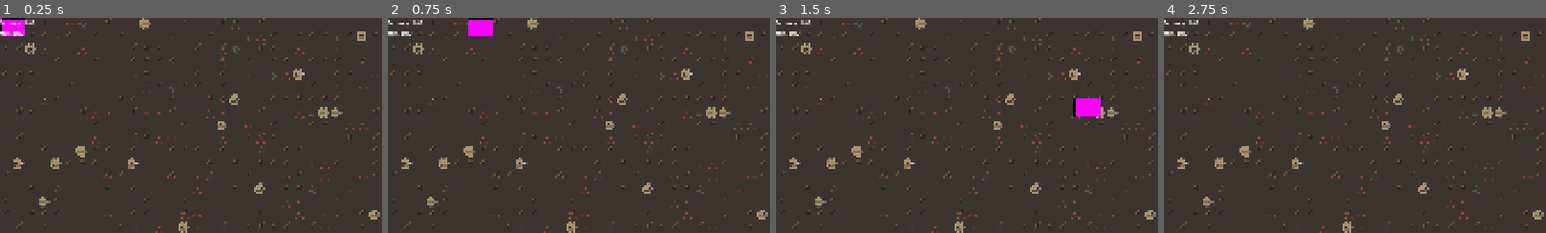
Above: before the commit, frames 1-4 (left to right).
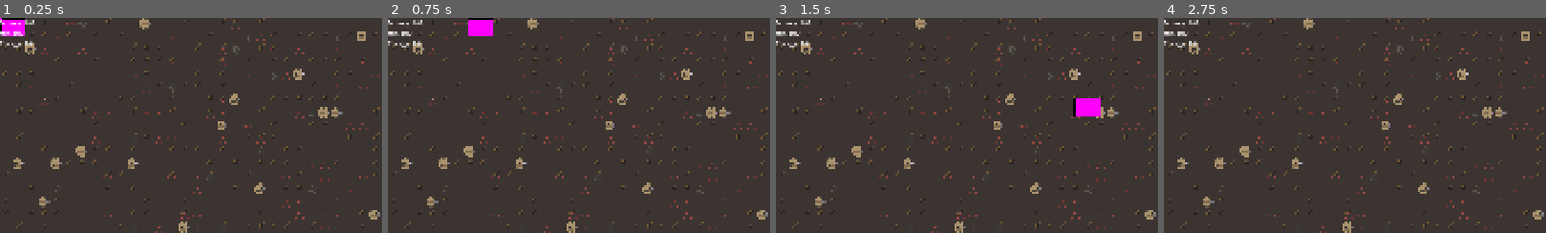
Above: after the commit, the same moments.

Repository: doakeserino/newgame
Game: Godot game, scene res://Scenes/main_scene.tscn
Same seed, same stepped clock (60 frames per second), same inputs: the game is played once before the commit and once after it.
Inputs:
- Up to frame 1 (0.25 s): no input
- Up to frame 2 (0.75 s): tap Enter at 0.5 s; hold D (move_right) from 0.53 s (still down); tap X (hide_card_overlay) at 0.6 s
- Up to frame 3 (1.5 s): release D (move_right) at 1.28 s; hold S (move_down) from 1.28 s (still down); tap F (interact) at 1.35 s
- Up to frame 4 (2.75 s): release S (move_down) at 2.03 s; hold D (move_right) from 2.03 s (still down); tap X (hide_card_overlay) at 2.1 s
The pictures show only the part of the screen within x 0-50%, y 0-50%; the shares and areas given below are measured in that part.

The runs differ from the first frame. In frame 1, 0.1% of the frame differs, in the area x 0-9%, y 10-14%; in frame 2, 0.1%; in frame 3, 0.1%; in frame 4, 0.1%.

Commit message:
Commit 12
Began work on combat system, needs a lot of work, need to have a long godot session to get more done.

Diff:
--- /dev/null
+++ b/Scenes/combat_interface.tscn
@@ -0,0 +1,8 @@
+[gd_scene format=3 uid="uid://dsg2h3r5q6ucx"]
+
+[node name="CombatInterface" type="Node2D" unique_id=1683619478]
+
+[node name="EnemyStatsLabel" type="Label" parent="." unique_id=1045891794]
+offset_left = 1763.0
+offset_right = 1920.0
+offset_bottom = 70.0
--- /dev/null
+++ b/Scenes/enemy_one.tscn
@@ -0,0 +1,21 @@
+[gd_scene format=3 uid="uid://cbgo8ikax1jix"]
+
+[ext_resource type="Script" uid="uid://bia000g615b5k" path="res://Scripts/enemy_one.gd" id="1_7grb1"]
+
+[sub_resource type="RectangleShape2D" id="RectangleShape2D_yf5fn"]
+size = Vector2(64, 64)
+
+[sub_resource type="Gradient" id="Gradient_343ae"]
+
+[sub_resource type="GradientTexture2D" id="GradientTexture2D_g4v7s"]
+gradient = SubResource("Gradient_343ae")
+
+[node name="EnemyOne" type="RigidBody2D" unique_id=2019602922]
+gravity_scale = 0.0
+script = ExtResource("1_7grb1")
+
+[node name="CollisionShape2D" type="CollisionShape2D" parent="." unique_id=1681957828]
+shape = SubResource("RectangleShape2D_yf5fn")
+
+[node name="Sprite2D" type="Sprite2D" parent="." unique_id=356067153]
+texture = SubResource("GradientTexture2D_g4v7s")
--- /dev/null
+++ b/Scenes/root_enemy.tscn
@@ -0,0 +1,21 @@
+[gd_scene format=3 uid="uid://24nkrte4x0wb"]
+
+[ext_resource type="Script" uid="uid://dqtwyfav3vfeq" path="res://Scripts/root_enemy.gd" id="1_mme24"]
+
+[sub_resource type="RectangleShape2D" id="RectangleShape2D_yf5fn"]
+size = Vector2(64, 64)
+
+[sub_resource type="Gradient" id="Gradient_343ae"]
+
+[sub_resource type="GradientTexture2D" id="GradientTexture2D_g4v7s"]
+gradient = SubResource("Gradient_343ae")
+
+[node name="RootEnemy" type="RigidBody2D" unique_id=2019602922]
+gravity_scale = 0.0
+script = ExtResource("1_mme24")
+
+[node name="CollisionShape2D" type="CollisionShape2D" parent="." unique_id=1681957828]
+shape = SubResource("RectangleShape2D_yf5fn")
+
+[node name="Sprite2D" type="Sprite2D" parent="." unique_id=356067153]
+texture = SubResource("GradientTexture2D_g4v7s")
--- /dev/null
+++ b/Scripts/EnemyStats.gd
@@ -0,0 +1,12 @@
+extends Node
+
+var enemy : PackedScene
+var enemy_stats = {
+	"hp" : null,
+	"energy" : null,
+}
+var enemy_cards = []
+var enemies_base_stats = {
+	"0" : [100, 10],
+}
+# enemies stat names = [hp, energy]
--- a/Scripts/GlobalStats.gd
+++ b/Scripts/GlobalStats.gd
@@ -6,6 +6,7 @@
 var stats = {
 	"money" : 100,
 	"hp" : 100,
+	"energy" : 10
 
 }
 var player_inventory = []
@@ -25,4 +26,3 @@
 
 func _ready():
 	add_cards_to_hand()
-# see if length of player inv is greater than number of slots, if it is than just add cards from range of 0 to length of player inv
--- a/Scripts/cards_hand.gd
+++ b/Scripts/cards_hand.gd
@@ -39,6 +39,7 @@
 	for card in GlobalStats.cards:
 		add_card(card)
 func add_cards_to_hand():
+	GlobalStats.cards = []
 	if len(GlobalStats.player_inventory) > len(card_slots):
 		for slot in range(0, len(card_slots)):
 			GlobalStats.cards.append(GlobalStats.player_inventory[slot])
--- /dev/null
+++ b/Scripts/enemy_one.gd
@@ -0,0 +1,5 @@
+class_name enemy_one
+extends root_enemy
+
+func _ready():
+	pass
--- /dev/null
+++ b/Scripts/root_enemy.gd
@@ -0,0 +1,7 @@
+class_name root_enemy
+extends RigidBody2D
+
+var enemy_id : int
+func _ready():
+	EnemyStats.enemy_stats["hp"] = EnemyStats.enemies_base_stats[str(enemy_id)][0]
+	EnemyStats.enemy_stats["energy"] = EnemyStats.enemies_base_stats[str(enemy_id)][1]
--- a/project.godot
+++ b/project.godot
@@ -19,6 +19,7 @@
 
 GlobalStats="*uid://ccl75l0oncrww"
 CardStats="*uid://c771fa0xeissx"
+EnemyStats="*uid://c6x7jelsr78ky"
 
 [display]
 
Not shown, added: Scripts/EnemyStats.gd.uid
Not shown, added: Scripts/enemy_one.gd.uid
Not shown, added: Scripts/root_enemy.gd.uid
